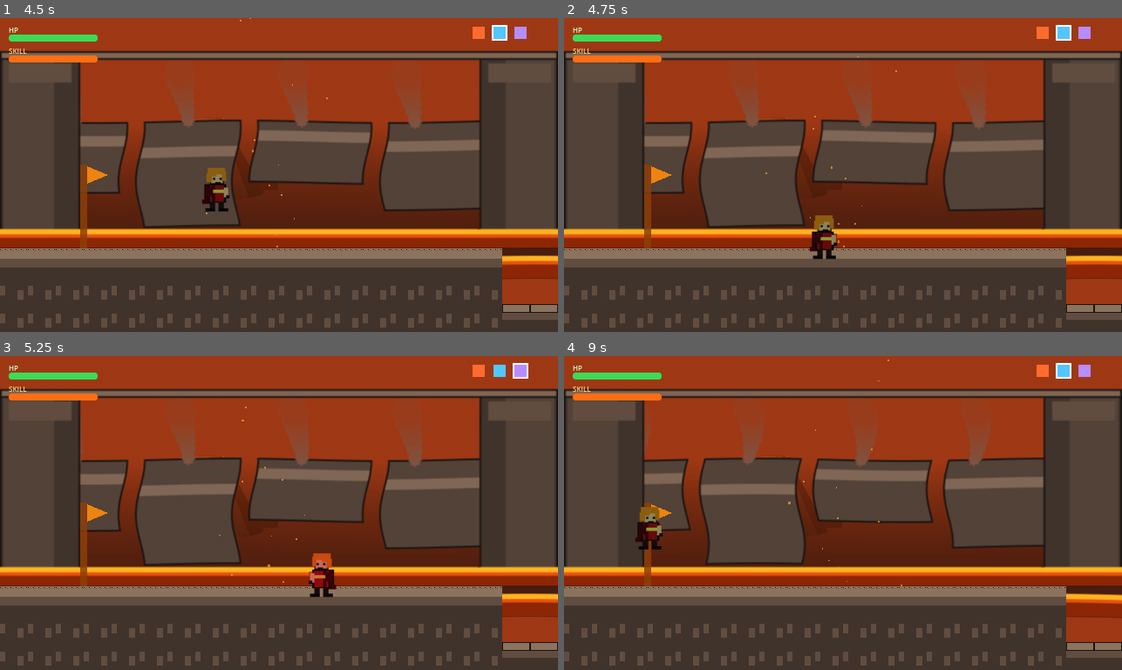
Above: before the commit, frames 1-4 (two rows, left to right).
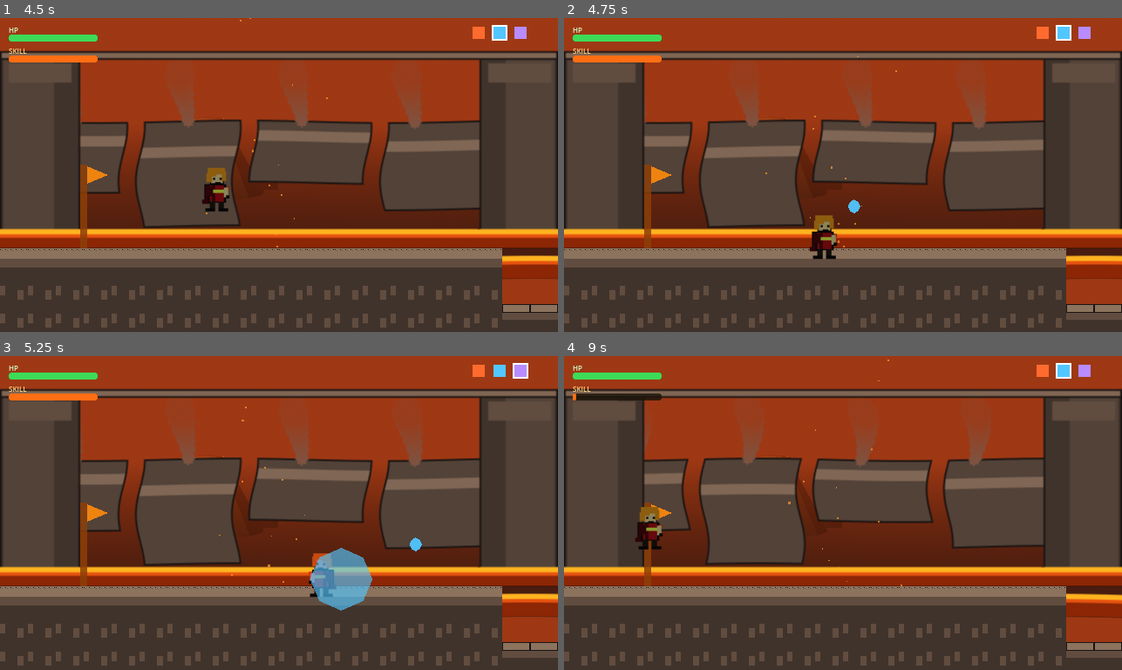
Above: after the commit, the same moments.

Repository: yogeshprasad098/echoes-of-teyvat
Game: Godot game, scene res://scenes/main.tscn
The game is run twice, just before and just after one commit, with the same random seed, the same clock (stepped at 60 frames per second) and the same inputs.
Inputs:
- Up to frame 1 (4.5 s): click "Start Game" at 0.5 s; tap Enter (ui_accept) at 1.25 s; hold D (move_right) 1.28-2.78 s; tap Z (attack) at 1.35, 2.1, 3.05, 3.8 s; tap Space (jump) at 1.52, 2.27, 3.77 s; hold A (move_left) 2.78-3.53 s; tap Shift (dodge) at 2.85 s; hold D (move_right) from 3.53 s (still down); tap 1 (switch_1) at 3.6 s; hold 2 (switch_2) from 4.28 s (still down)
- Up to frame 2 (4.75 s): keep holding D (move_right); keep holding 2 (switch_2); tap Space (jump) at 4.52 s; tap Z (attack) at 4.55 s
- Up to frame 3 (5.25 s): tap X (skill) at 4.9 s; release D (move_right) at 5.03 s; release 2 (switch_2) at 5.03 s; hold A (move_left) from 5.03 s (still down); tap 3 (switch_3) at 5.1 s
- Up to frame 4 (9 s): tap Space (jump) at 5.27, 6.77, 7.52, 8.27 s; tap Z (attack) at 5.3, 5.85, 6.6, 7.55, 8.3 s; release A (move_left) at 5.78 s; hold D (move_right) 5.78-6.53 s; hold A (move_left) 6.53-8.03 s; tap Shift (dodge) at 7.35 s; hold D (move_right) from 8.03 s (still down); tap 1 (switch_1) at 8.1 s; hold 2 (switch_2) from 8.78 s (still down)

Frame 1 is identical in both runs. In frame 2, less than 0.1% of the frame differs, in the area x 50-54%, y 57-63%; in frame 3, 1.6%, in the area x 55-76%, y 57-82%; in frame 4, 0.3%.

Commit message:
feat(characters): add marina water-orb and ryne gauntlet combos

Diff:
--- a/scenes/characters/ryne.tscn
+++ b/scenes/characters/ryne.tscn
@@ -6,6 +6,9 @@
 [sub_resource type="CapsuleShape2D" id="body_shape"]
 radius = 14.0
 height = 48.0
+
+[sub_resource type="RectangleShape2D" id="hitbox_shape"]
+size = Vector2(36, 22)
 
 [node name="Ryne" type="CharacterBody2D"]
 collision_layer = 2
@@ -22,5 +25,18 @@
 [node name="CollisionShape2D" type="CollisionShape2D" parent="."]
 shape = SubResource("body_shape")
 
+[node name="HitboxArea2D" type="Area2D" parent="."]
+collision_layer = 0
+collision_mask = 4
+
+[node name="CollisionShape2D" type="CollisionShape2D" parent="HitboxArea2D"]
+shape = SubResource("hitbox_shape")
+
+[node name="AttackTimer" type="Timer" parent="."]
+one_shot = true
+
+[node name="ComboTimer" type="Timer" parent="."]
+one_shot = true
+
 [node name="SkillCooldownTimer" type="Timer" parent="."]
 one_shot = true
--- /dev/null
+++ b/scenes/projectiles/shockwave.tscn
@@ -0,0 +1,22 @@
+[gd_scene load_steps=3 format=3]
+
+[ext_resource type="Script" path="res://scripts/projectiles/shockwave.gd" id="1"]
+
+[sub_resource type="ConvexPolygonShape2D" id="cone_shape"]
+points = PackedVector2Array(0, -16, 96, -36, 96, 36, 0, 16)
+
+[node name="Shockwave" type="Area2D"]
+collision_layer = 0
+collision_mask = 4
+script = ExtResource("1")
+
+[node name="CollisionShape2D" type="CollisionShape2D" parent="."]
+shape = SubResource("cone_shape")
+
+[node name="Visuals" type="Polygon2D" parent="."]
+color = Color(0.78, 0.62, 1, 0.7)
+polygon = PackedVector2Array(0, -16, 96, -36, 96, 36, 0, 16)
+
+[node name="LifetimeTimer" type="Timer" parent="."]
+wait_time = 0.15
+one_shot = true
--- /dev/null
+++ b/scenes/projectiles/water_burst.tscn
@@ -0,0 +1,22 @@
+[gd_scene load_steps=3 format=3]
+
+[ext_resource type="Script" path="res://scripts/projectiles/water_burst.gd" id="1"]
+
+[sub_resource type="CircleShape2D" id="shape"]
+radius = 36.0
+
+[node name="WaterBurst" type="Area2D"]
+collision_layer = 0
+collision_mask = 4
+script = ExtResource("1")
+
+[node name="CollisionShape2D" type="CollisionShape2D" parent="."]
+shape = SubResource("shape")
+
+[node name="Visuals" type="Polygon2D" parent="."]
+color = Color(0.32, 0.78, 1, 0.65)
+polygon = PackedVector2Array(-36, 0, -25, -25, 0, -36, 25, -25, 36, 0, 25, 25, 0, 36, -25, 25)
+
+[node name="LifetimeTimer" type="Timer" parent="."]
+wait_time = 0.5
+one_shot = true
--- /dev/null
+++ b/scenes/projectiles/water_orb.tscn
@@ -0,0 +1,18 @@
+[gd_scene load_steps=3 format=3]
+
+[ext_resource type="Script" path="res://scripts/projectiles/water_orb.gd" id="1"]
+
+[sub_resource type="CircleShape2D" id="shape"]
+radius = 8.0
+
+[node name="WaterOrb" type="Area2D"]
+collision_layer = 0
+collision_mask = 4
+script = ExtResource("1")
+
+[node name="CollisionShape2D" type="CollisionShape2D" parent="."]
+shape = SubResource("shape")
+
+[node name="Visuals" type="Polygon2D" parent="."]
+color = Color(0.32, 0.78, 1, 0.95)
+polygon = PackedVector2Array(-7, 0, -5, -5, 0, -8, 5, -5, 7, 0, 5, 5, 0, 8, -5, 5)
--- a/scripts/characters/marina.gd
+++ b/scripts/characters/marina.gd
@@ -1,9 +1,18 @@
 class_name Marina
 extends CharacterBase
-## Hydro support. Phase γ stub — clones Kira-shaped movement so the party scaffold
-## works. Phase δ replaces this with the water-orb attack and Water Burst skill.
+## Hydro support. Mid-range water-orb normal attack (8 dmg, range 280),
+## Water Burst skill (18 dmg + 12 HP heal to active char, range 240).
+
+const ATTACK_COOLDOWN_SEC: float = 0.45
+const SKILL_COOLDOWN_SEC: float = 8.0
+const SKILL_OFFSET_X: float = 60.0
+const WATER_ORB_SCENE: PackedScene = preload("res://scenes/projectiles/water_orb.tscn")
+const WATER_BURST_SCENE: PackedScene = preload("res://scenes/projectiles/water_burst.tscn")
 
 @onready var sprite: AnimatedSprite2D = $AnimatedSprite2D
+@onready var skill_timer: Timer = $SkillCooldownTimer
+
+var _attack_cd: float = 0.0
 
 func _ready() -> void:
 	super._ready()
@@ -11,6 +20,7 @@
 		sprite.play(&"idle")
 
 func _physics_process(delta: float) -> void:
+	_attack_cd = max(0.0, _attack_cd - delta)
 	if not is_on_floor():
 		velocity.y += gravity * delta
 	var direction: float = Input.get_axis("move_left", "move_right")
@@ -23,4 +33,22 @@
 		velocity.x = move_toward(velocity.x, 0.0, friction * delta)
 	if Input.is_action_just_pressed("jump") and is_on_floor():
 		velocity.y = jump_velocity
+	if Input.is_action_just_pressed("attack") and _attack_cd <= 0.0:
+		_fire_water_orb()
+	if Input.is_action_just_pressed("skill") and skill_timer.is_stopped():
+		_cast_water_burst()
 	move_and_slide()
+
+func _fire_water_orb() -> void:
+	_attack_cd = ATTACK_COOLDOWN_SEC
+	var orb: WaterOrb = WATER_ORB_SCENE.instantiate() as WaterOrb
+	orb.global_position = global_position + Vector2(facing_direction * 18.0, -4.0)
+	orb.set_direction(facing_direction)
+	# Add to area sibling of enemies — get_parent() is Party, get_parent().get_parent() is the area.
+	get_parent().get_parent().add_child(orb)
+
+func _cast_water_burst() -> void:
+	skill_timer.start(SKILL_COOLDOWN_SEC)
+	var burst: WaterBurst = WATER_BURST_SCENE.instantiate() as WaterBurst
+	burst.global_position = global_position + Vector2(facing_direction * SKILL_OFFSET_X, 0)
+	get_parent().get_parent().add_child(burst)
--- a/scripts/characters/ryne.gd
+++ b/scripts/characters/ryne.gd
@@ -1,12 +1,32 @@
 class_name Ryne
 extends CharacterBase
-## Electro striker. Phase γ stub — same shape as Marina's stub.
-## Phase δ replaces this with the gauntlet combo and Shockwave skill.
+## Electro striker. 4-hit gauntlet (6/7/8/12 dmg, range 36),
+## Shockwave skill (30 dmg cone, range 96).
+
+const ATTACK_DAMAGE: Array[float] = [6.0, 7.0, 8.0, 12.0]
+const ATTACK_RANGE: float = 36.0
+const ATTACK_STEP_COOLDOWN: float = 0.18
+const COMBO_RESET_SEC: float = 0.6
+const SKILL_COOLDOWN_SEC: float = 8.0
+const SHOCKWAVE_SCENE: PackedScene = preload("res://scenes/projectiles/shockwave.tscn")
+const SHOCKWAVE_OFFSET_X: float = 24.0
 
 @onready var sprite: AnimatedSprite2D = $AnimatedSprite2D
+@onready var hitbox: Area2D = $HitboxArea2D
+@onready var hitbox_shape: CollisionShape2D = $HitboxArea2D/CollisionShape2D
+@onready var attack_timer: Timer = $AttackTimer
+@onready var combo_timer: Timer = $ComboTimer
+@onready var skill_timer: Timer = $SkillCooldownTimer
+
+var _combo_step: int = 0
+var _hit_targets: Array[EnemyBase] = []
 
 func _ready() -> void:
 	super._ready()
+	hitbox_shape.disabled = true
+	hitbox.body_entered.connect(_on_hitbox_body_entered)
+	attack_timer.timeout.connect(_close_attack_window)
+	combo_timer.timeout.connect(_reset_combo)
 	if sprite and sprite.sprite_frames and sprite.sprite_frames.has_animation(&"idle"):
 		sprite.play(&"idle")
 
@@ -23,4 +43,57 @@
 		velocity.x = move_toward(velocity.x, 0.0, friction * delta)
 	if Input.is_action_just_pressed("jump") and is_on_floor():
 		velocity.y = jump_velocity
+	if Input.is_action_just_pressed("attack"):
+		_swing_combo()
+	if Input.is_action_just_pressed("skill") and skill_timer.is_stopped():
+		_cast_shockwave()
 	move_and_slide()
+
+func _swing_combo() -> void:
+	_hit_targets.clear()
+	hitbox.position = Vector2(facing_direction * (ATTACK_RANGE * 0.5), -4.0)
+	hitbox_shape.disabled = false
+	attack_timer.start(ATTACK_STEP_COOLDOWN)
+	combo_timer.start(COMBO_RESET_SEC)
+	for body in hitbox.get_overlapping_bodies():
+		_damage(body)
+
+func _on_hitbox_body_entered(body: Node) -> void:
+	_damage(body)
+
+func _damage(body: Node) -> void:
+	if body == self or hitbox_shape.disabled:
+		return
+	if body is EnemyBase and not _hit_targets.has(body):
+		_hit_targets.append(body)
+		var dmg: float = ATTACK_DAMAGE[_combo_step]
+		body.take_damage(dmg, "electro")
+		_pulse_feel(_combo_step == 3)
+
+func _pulse_feel(is_finisher: bool) -> void:
+	# Indirect autoload access for headless test context safety.
+	var ml := get_tree()
+	if ml == null:
+		return
+	var ss := ml.root.get_node_or_null("ScreenShake")
+	var hs := ml.root.get_node_or_null("HitStop")
+	if ss and ss.has_method("add_trauma"):
+		ss.add_trauma(0.45 if is_finisher else 0.3)
+	if hs and hs.has_method("freeze"):
+		hs.freeze(0.12 if is_finisher else 0.05)
+
+func _close_attack_window() -> void:
+	hitbox_shape.disabled = true
+	_combo_step = mini(_combo_step + 1, 3)
+
+func _reset_combo() -> void:
+	_combo_step = 0
+	_hit_targets.clear()
+	hitbox_shape.disabled = true
+
+func _cast_shockwave() -> void:
+	skill_timer.start(SKILL_COOLDOWN_SEC)
+	var sw: Shockwave = SHOCKWAVE_SCENE.instantiate() as Shockwave
+	sw.global_position = global_position + Vector2(facing_direction * SHOCKWAVE_OFFSET_X, 0)
+	sw.set_facing(facing_direction)
+	get_parent().get_parent().add_child(sw)
--- a/scripts/projectiles/shockwave.gd
+++ b/scripts/projectiles/shockwave.gd
@@ -1,3 +1,24 @@
 class_name Shockwave
 extends Area2D
-## Ryne's elemental skill — forward cone Shock. Stub — implemented later.
+## Ryne's skill projectile. Brief forward cone — applies electro aura
+## to all enemies in arc and damages them once.
+
+const DAMAGE: float = 30.0
+const LIFETIME_SEC: float = 0.15
+
+@onready var lifetime_timer: Timer = $LifetimeTimer
+
+var _facing: int = 1
+
+func _ready() -> void:
+	body_entered.connect(_on_body_entered)
+	lifetime_timer.timeout.connect(queue_free)
+	lifetime_timer.start(LIFETIME_SEC)
+
+func set_facing(dir: int) -> void:
+	_facing = dir
+	scale.x = float(dir)
+
+func _on_body_entered(body: Node) -> void:
+	if body is EnemyBase:
+		body.take_damage(DAMAGE, "electro")
--- a/scripts/projectiles/water_burst.gd
+++ b/scripts/projectiles/water_burst.gd
@@ -1,3 +1,32 @@
 class_name WaterBurst
 extends Area2D
-## Marina's elemental skill — AoE Wet + small party heal. Stub — implemented later.
+## Marina's skill projectile. Stationary puddle that applies hydro aura
+## to enemies in radius and heals the active character once on cast.
+## CharacterSwitcher is accessed indirectly so the script compiles outside
+## production boot (e.g., headless test contexts).
+
+const DIRECT_DAMAGE: float = 18.0
+const HEAL_AMOUNT: float = 12.0
+const LIFETIME_SEC: float = 0.5
+
+@onready var lifetime_timer: Timer = $LifetimeTimer
+
+func _ready() -> void:
+	body_entered.connect(_on_body_entered)
+	lifetime_timer.timeout.connect(queue_free)
+	lifetime_timer.start(LIFETIME_SEC)
+	_heal_active()
+
+func _heal_active() -> void:
+	var switcher: Node = get_tree().root.get_node_or_null("CharacterSwitcher")
+	if switcher == null or not switcher.has_method("active"):
+		return
+	var active: CharacterBase = switcher.active()
+	if active == null:
+		return
+	active.current_health = min(active.max_health, active.current_health + HEAL_AMOUNT)
+	active.health_changed.emit(active.current_health, active.max_health)
+
+func _on_body_entered(body: Node) -> void:
+	if body is EnemyBase:
+		body.take_damage(DIRECT_DAMAGE, "hydro")
--- /dev/null
+++ b/scripts/projectiles/water_orb.gd
@@ -0,0 +1,29 @@
+class_name WaterOrb
+extends Area2D
+## Marina's normal attack — straight-line travelling projectile (8 dmg, range 280, hydro).
+
+const SPEED: float = 320.0
+const DAMAGE: float = 8.0
+const MAX_RANGE: float = 280.0
+
+var _direction: int = 1
+var _start_position: Vector2 = Vector2.ZERO
+
+func _ready() -> void:
+	_start_position = global_position
+	body_entered.connect(_on_body_entered)
+
+func _physics_process(delta: float) -> void:
+	position += Vector2(_direction * SPEED * delta, 0.0)
+	if global_position.distance_to(_start_position) >= MAX_RANGE:
+		queue_free()
+
+func set_direction(dir: int) -> void:
+	_direction = dir
+
+func _on_body_entered(body: Node) -> void:
+	if body is CharacterBase:
+		return
+	if body is EnemyBase:
+		body.take_damage(DAMAGE, "hydro")
+	queue_free()
Not shown: 1 places in scenes/characters/ryne.tscn that only renumber resources
Not shown, added: scripts/projectiles/shockwave.gd.uid
Not shown, added: scripts/projectiles/water_burst.gd.uid
Not shown, added: scripts/projectiles/water_orb.gd.uid
